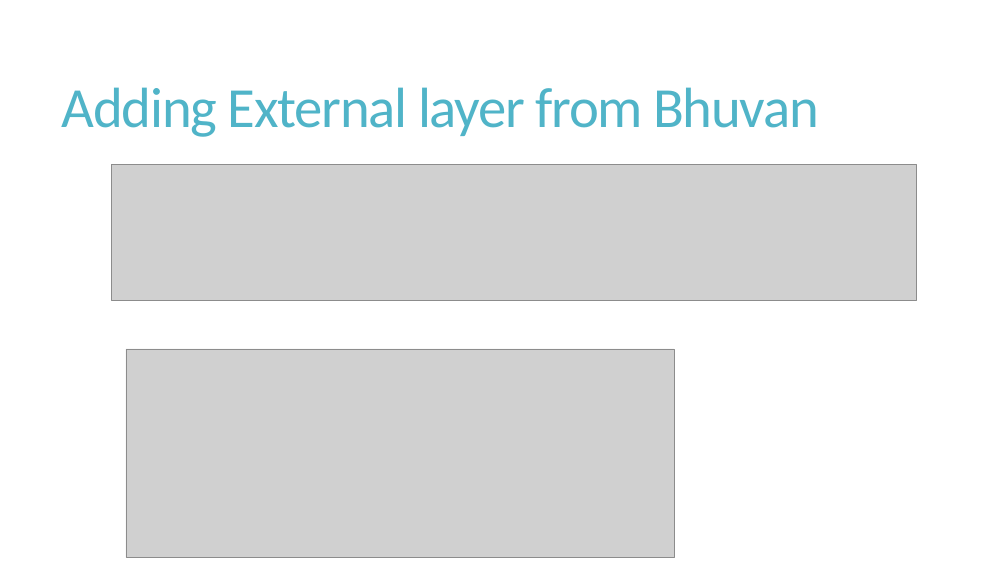
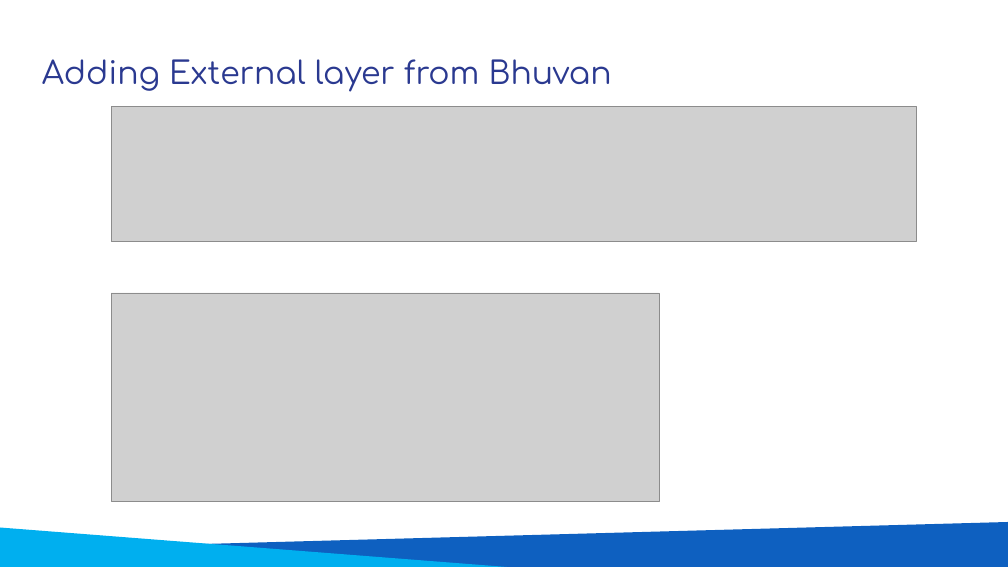
Before and after one commit to dashappgeo/geowebapp, a slide deck: slide 9 of L06_IntroductionToWebMappingWIthLeaflet.pptx. Drawn at 1008x567 pixels with LibreOffice and Linux fonts; fonts in the diff are those of the drawing; grey boxes stand for pictures. Boxes give left, top, right and bottom in pixels: in the first picture for what was removed or moved away, otherwise in the second. Text is boxed around its words. In the diff, an @@ line names an element or a change of style, - is before the commit and + after.

```diff
--- a/L06_IntroductionToWebMappingWIthLeaflet.pptx
+++ b/L06_IntroductionToWebMappingWIthLeaflet.pptx
@@ title "Adding External layer from Bhuvan": place and size @@
-title "Adding External layer from Bhuvan" at <box>62,87,819,137</box>
+title "Adding External layer from Bhuvan" at <box>42,59,612,92</box>
@@ title "Adding External layer from Bhuvan" at <box>42,59,612,92</box>: size 54 to 30 pt, font Calibri to Comfortaa, text colour #50B4C8 to #2A3990, letter spacing -1.2 to 0 pt; line spacing 0.85 to 1; vertical alignment middle to top @@
@@ picture: place and size @@
-picture at <box>111,165,917,300</box>
+picture at <box>111,107,917,242</box>
@@ picture: place and size @@
-picture at <box>126,349,675,558</box>
+picture at <box>111,293,659,501</box>
@@ freeform shape added at <box>0,528,524,567</box>, fill #00AFEF @@
@@ freeform shape added at <box>2,522,1008,567</box>, fill #0E60C0 @@
```
Also in this commit, not shown: 9 other slides changed.
